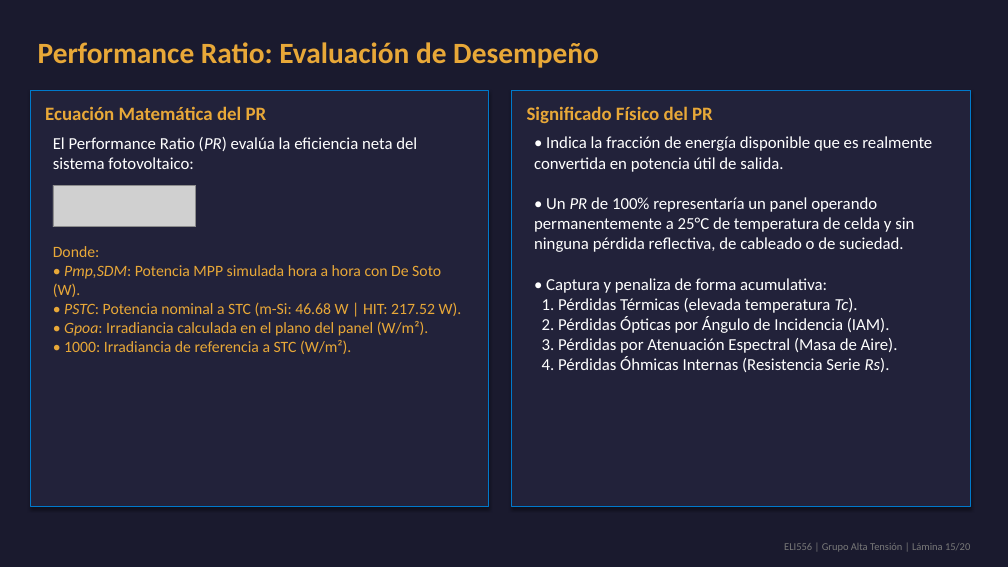
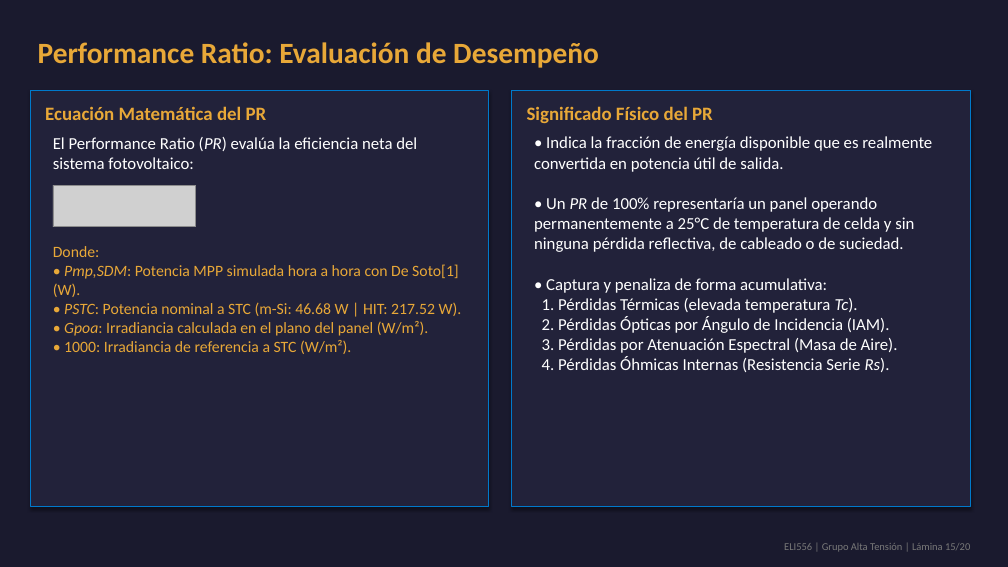
Before and after one commit to theChosen16/t2-paneles, a slide deck: slide 15 of output/Presentacion_Final_ELI556_Atacama.pptx. Drawn at 1008x567 pixels with LibreOffice and Linux fonts; fonts in the diff are those of the drawing; grey boxes stand for pictures. Boxes give left, top, right and bottom in pixels: in the first picture for what was removed or moved away, otherwise in the second. Text is boxed around its words. In the diff, an @@ line names an element or a change of style, - is before the commit and + after.

```diff
--- a/output/Presentacion_Final_ELI556_Atacama.pptx
+++ b/output/Presentacion_Final_ELI556_Atacama.pptx
@@ text at (53, 264, 459, 297): text changed @@
-• Pmp,SDM: Potencia MPP simulada hora a hora con De Soto (W).
+• Pmp,SDM: Potencia MPP simulada hora a hora con De Soto[1] (W).
```
Also in this commit, not shown: 9 other slides changed, 11 other files.
